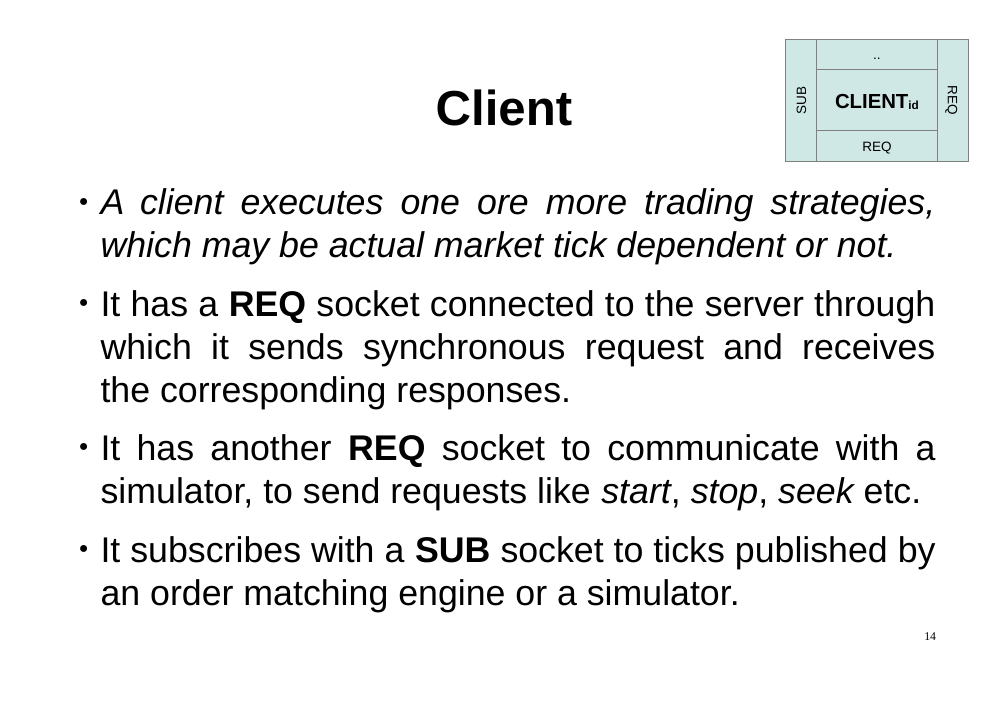
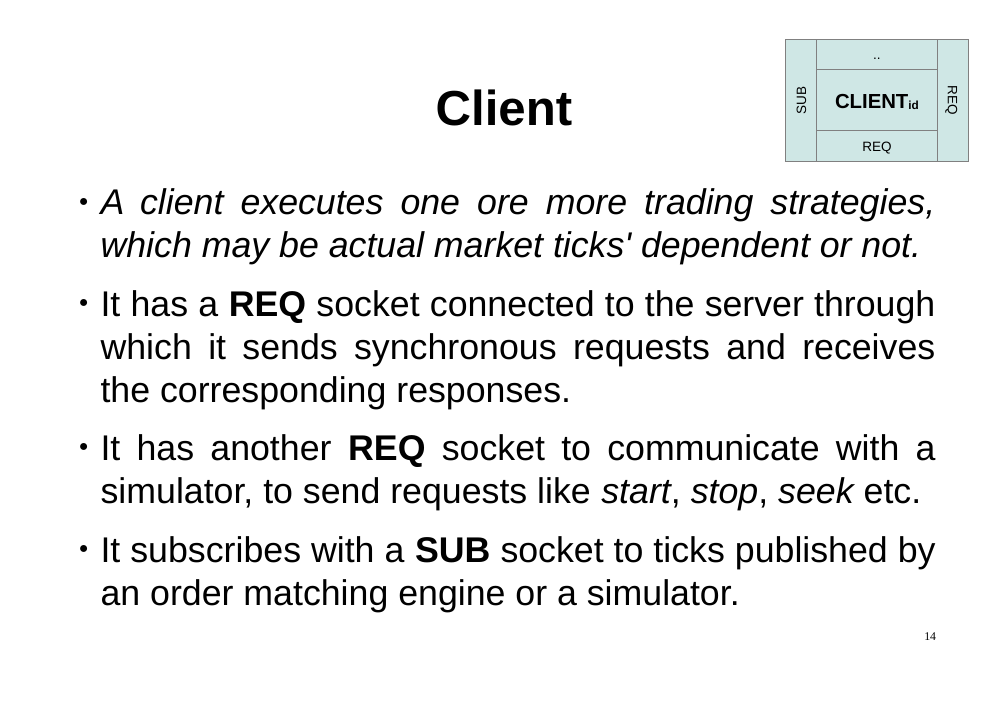
Before and after one commit to hsk81/fx-zero, a slide deck: slide 14 of doc/presentation/fx-zero.odp. Drawn at 1008x712 pixels with LibreOffice and Linux fonts; fonts in the diff are those of the drawing. Boxes give left, top, right and bottom in pixels: in the first picture for what was removed or moved away, otherwise in the second. Text is boxed around its words. In the diff, an @@ line names an element or a change of style, - is before the commit and + after.

Commit message:
Have added a details description and UI sketch of the client.

```diff
--- a/doc/presentation/fx-zero.odp
+++ b/doc/presentation/fx-zero.odp
@@ text at box(101, 188, 935, 409): text changed @@
-● A client executes one ore more trading strategies, which may be actual market tick dependent or not.
-● It has a REQ socket connected to the server through which it sends synchronous request and receives the corresponding responses.
+● A client executes one ore more trading strategies, which may be actual market ticks' dependent or not.
+● It has a REQ socket connected to the server through which it sends synchronous requests and receives the corresponding responses.
```
Also in this commit, not shown: 10 other slides changed, 3 slides added, 1 slide removed, 8 other files.
